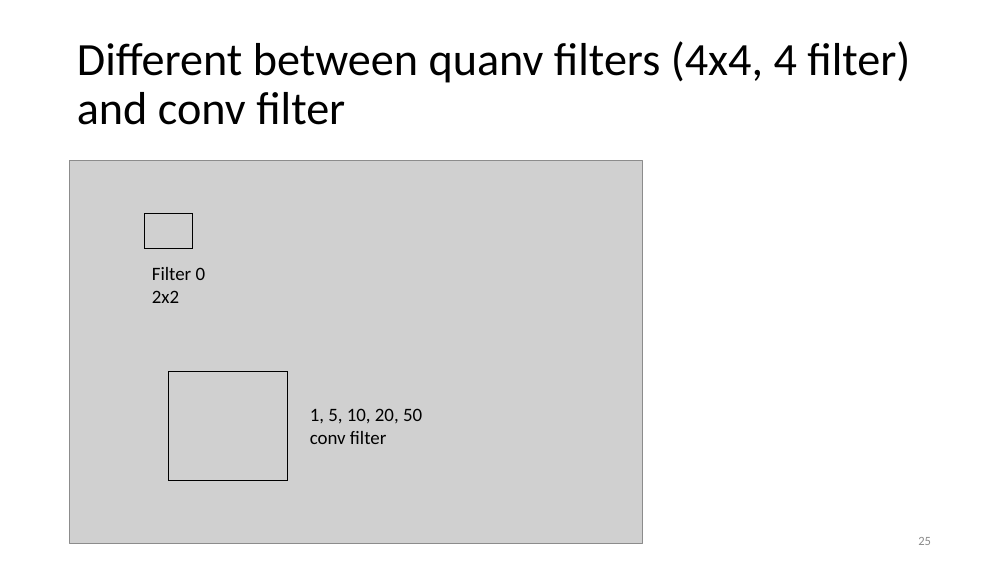
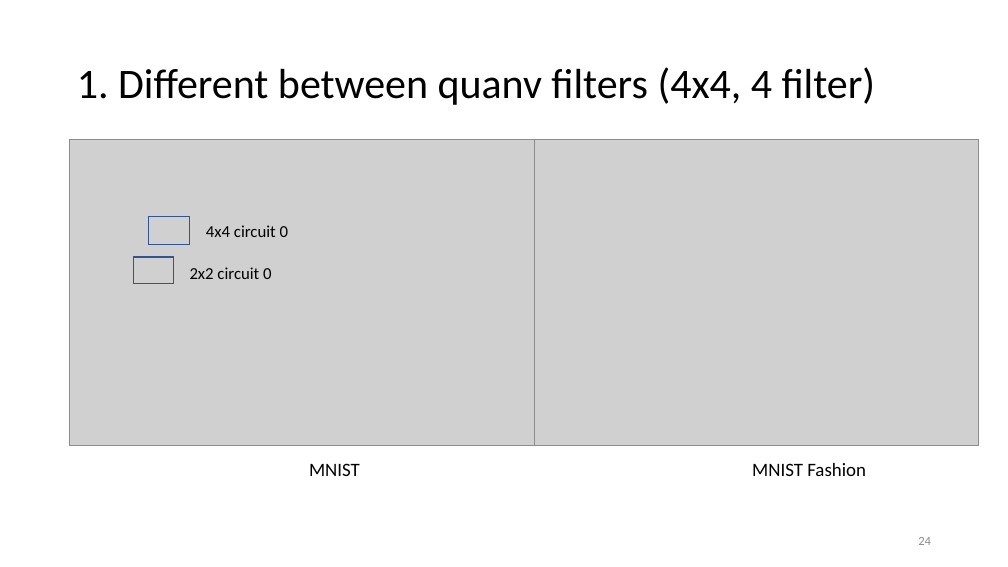
Before and after one commit to vutuanhai237/DynamicQNN, a slide deck: slide 24 of thesis/Quanvolutional neural network.pptx (slide 25 before the commit). Drawn at 1008x567 pixels with LibreOffice and Linux fonts; fonts in the diff are those of the drawing; grey boxes stand for pictures. Boxes give left, top, right and bottom in pixels: in the first picture for what was removed or moved away, otherwise in the second. Text is boxed around its words. In the diff, an @@ line names an element or a change of style, - is before the commit and + after.

```diff
--- a/thesis/Quanvolutional neural network.pptx
+++ b/thesis/Quanvolutional neural network.pptx
@@ title at box(77, 67, 876, 105): text changed; size 44 to 40 pt @@
-Different between quanv filters (4x4, 4 filter) and conv filter
+1. Different between quanv filters (4x4, 4 filter)
@@ picture: place and size @@
-picture at box(70, 160, 643, 543)
+picture at box(70, 140, 535, 446)
@@ picture added at box(534, 140, 979, 446) @@
@@ rectangle: place and size @@
-rectangle at box(144, 213, 193, 248)
+rectangle at box(149, 217, 189, 245)
@@ rectangle at box(149, 217, 189, 245): outline #000000 1 pt to #325491 1 pt @@
@@ text added at box(206, 225, 288, 237), 16 pt, text #000000 @@
+4x4 circuit 0
@@ rectangle added at box(134, 257, 174, 284), outline #325491 1 pt @@
@@ text removed at box(152, 267, 206, 303) @@
-Filter 0 2x2
@@ text added at box(190, 267, 271, 279), 16 pt, text #000000 @@
+2x2 circuit 0
@@ rectangle removed at box(169, 371, 287, 481) @@
@@ text removed at box(310, 408, 422, 444) @@
-1, 5, 10, 20, 50 conv filter
@@ text added at box(309, 463, 360, 476), 18 pt, text #000000 @@
+MNIST
@@ text added at box(752, 463, 866, 476), 18 pt, text #000000 @@
+MNIST Fashion
@@ page number at box(918, 537, 931, 545): text changed @@
-25
+24
```
Also in this commit, not shown: 6 other slides changed, 4 slides added, 17 other files.
